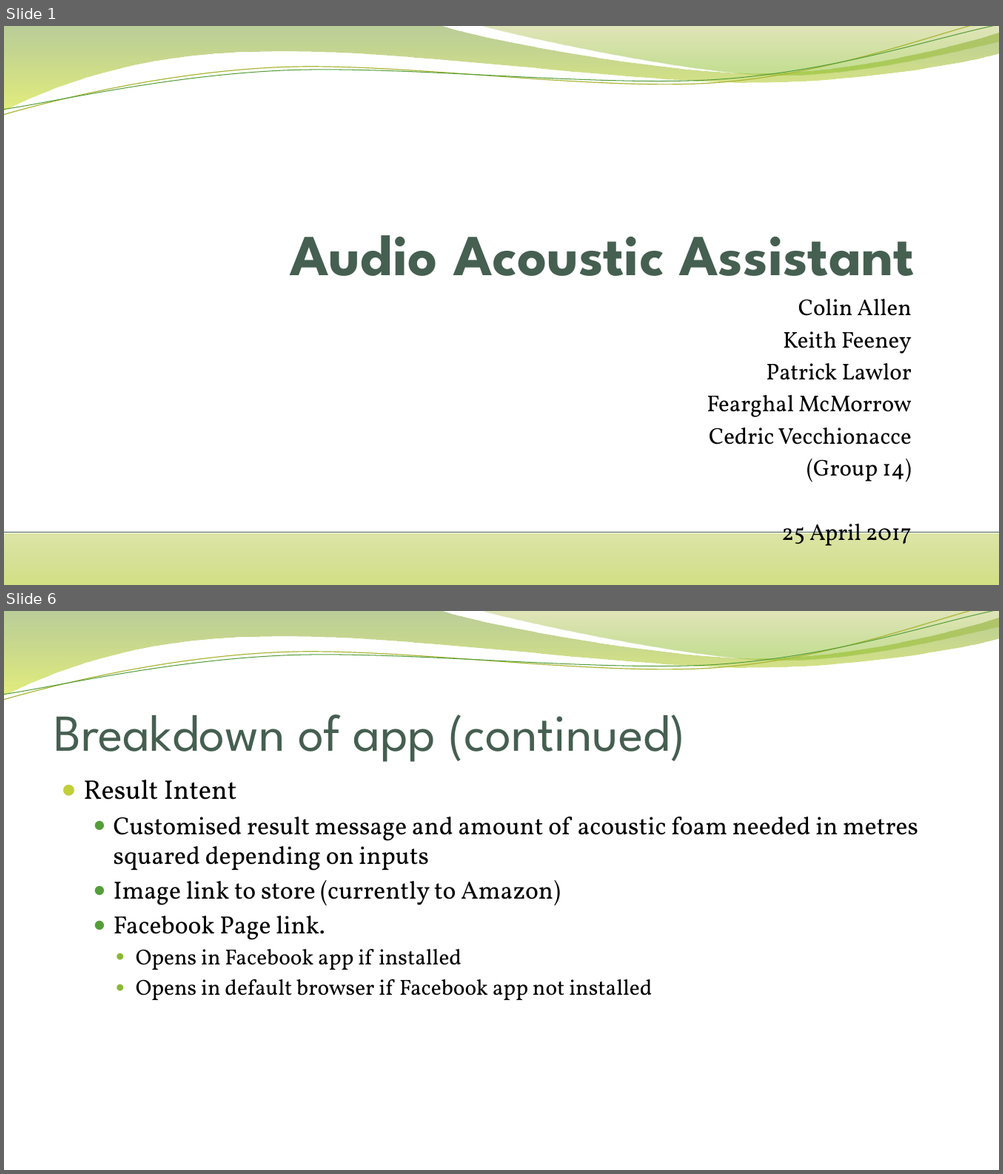
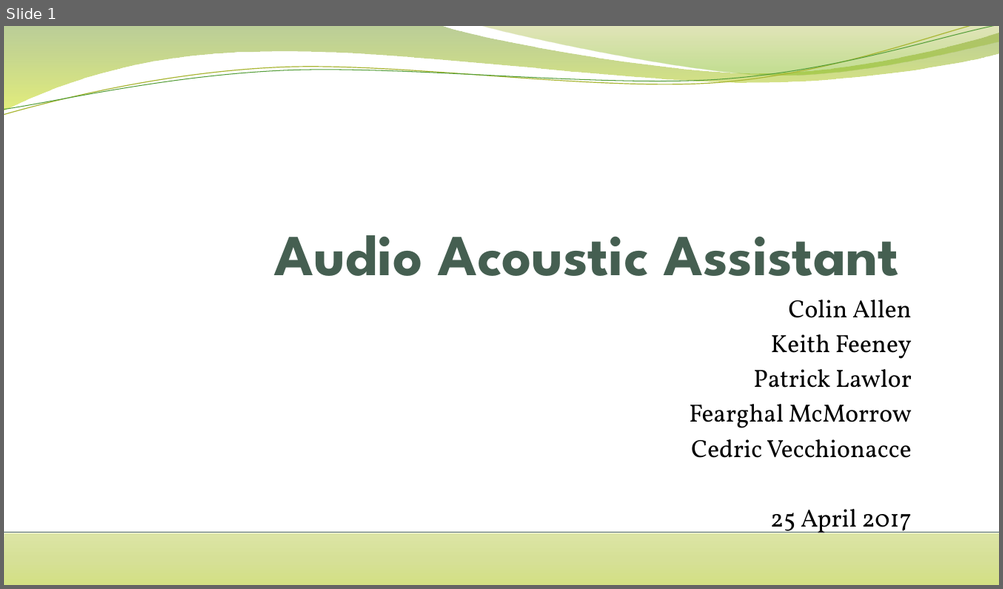
Before and after one commit to CedricVz/AAA, a slide deck: Final presentation.pptx. Shown one above the other, each under a label of ours: slides 1 and 6 before the commit, slide 1 after it; the slides between them are not shown. The pictures are 1003x1174 and 1003x589 pixels, drawn with LibreOffice and Linux fonts; fonts in the diff are those of the drawing; background and template pictures are left out. Boxes give left, top, right and bottom in pixels: in the first picture for what was removed or moved away, otherwise in the second. Text is boxed around its words. In the diff, an @@ line names an element or a change of style, - is before the commit and + after.

Commit message:
Modified presentation slodes, added Online Collab link and added Presentation Headings and Time.txt :qw

```diff
--- a/Final presentation.pptx
+++ b/Final presentation.pptx
@@ slide 6 removed at (x1=4, y1=611, x2=999, y2=1170), background picture (left out); not listed: 4 template elements that a slide beside it also shows @@
@@ title removed at (x1=54, y1=715, x2=686, y2=762) @@
-Breakdown of app (continued)
@@ text removed at (x1=83, y1=780, x2=918, y2=1001) @@
-● Result Intent
-  ● Customised result message and amount of acoustic foam needed in metres squared depending on inputs
-  ● Image link to store (currently to Amazon)
-  ● Facebook Page link.
-    ● Opens in Facebook app if installed
-    ● Opens in default browser if Facebook app not installed
@@ slide 1 changed as well @@
@@ title "Audio Acoustic Assistant" moved from (x1=290, y1=235, x2=913, y2=276) to (x1=274, y1=235, x2=898, y2=276) @@
@@ subtitle "Colin Allen" at (x1=688, y1=300, x2=911, y2=539): size 22.1 to 24.1 pt @@
@@ subtitle at (x1=806, y1=459, x2=910, y2=483): paragraph removed @@
-(Group 14)
```
Also in this commit, not shown: 3 other slides changed, 2 slides added, 3 other slides removed, 2 other files.
